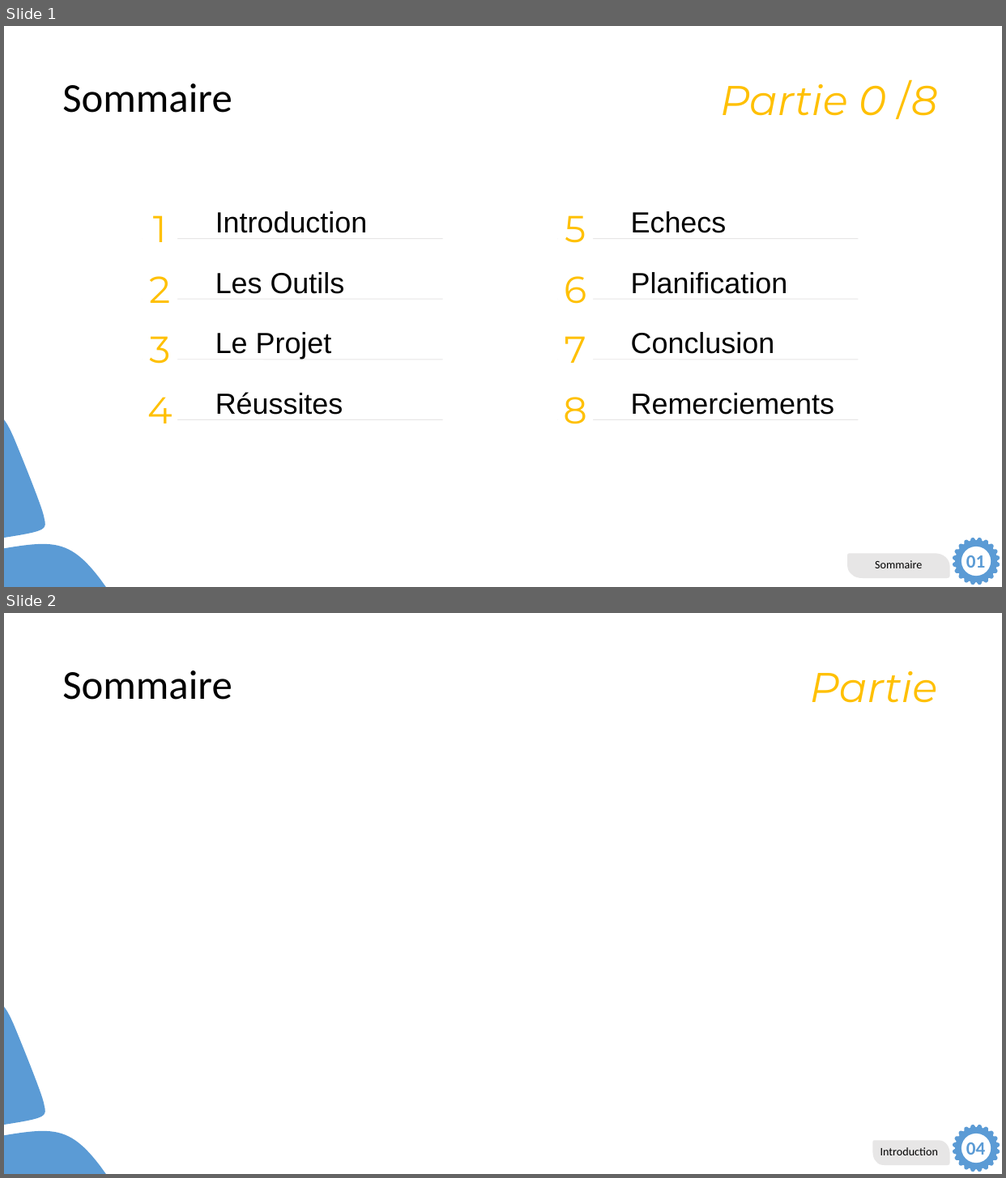
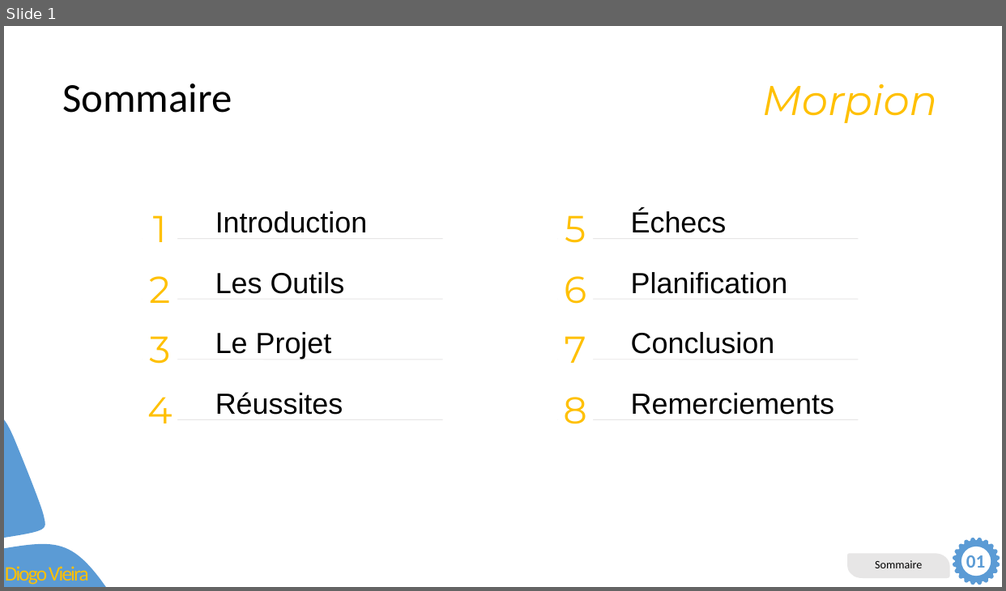
Before and after one commit to DiogoVieiraFerreira/Morpion_Pre-TPI, a slide deck: Dev/Présentation.pptm. Shown one above the other, each under a label of ours: slides 1 and 2 before the commit, slide 1 after it. The pictures are 1006x1178 and 1006x591 pixels, drawn with LibreOffice and Linux fonts; fonts in the diff are those of the drawing. Boxes give left, top, right and bottom in pixels: in the first picture for what was removed or moved away, otherwise in the second. Text is boxed around its words. In the diff, an @@ line names an element or a change of style, - is before the commit and + after.

```diff
--- a/Dev/Présentation.pptm
+++ b/Dev/Présentation.pptm
@@ slide 2 removed at box(4, 613, 1002, 1174), background #FFFFFF; not listed: 4 template elements that a slide beside it also shows @@
@@ title removed at box(62, 671, 232, 700) @@
-Sommaire
@@ text removed at box(810, 671, 938, 703) @@
-Partie
@@ freeform shape removed at box(873, 1141, 950, 1165) @@
-Introduction
@@ text removed at box(966, 1143, 985, 1161) @@
-04
@@ slide 1 changed as well @@
@@ text at box(762, 84, 938, 123): text changed @@
-Partie 0 /8
+Morpion
@@ text at box(631, 210, 727, 233): text changed @@
-Echecs
+Échecs
@@ text added at box(5, 565, 89, 585), 19.8 pt, text #FFC000 @@
+Diogo Vieira
```
Also in this commit, not shown: 4 other slides changed, 2 slides added.
